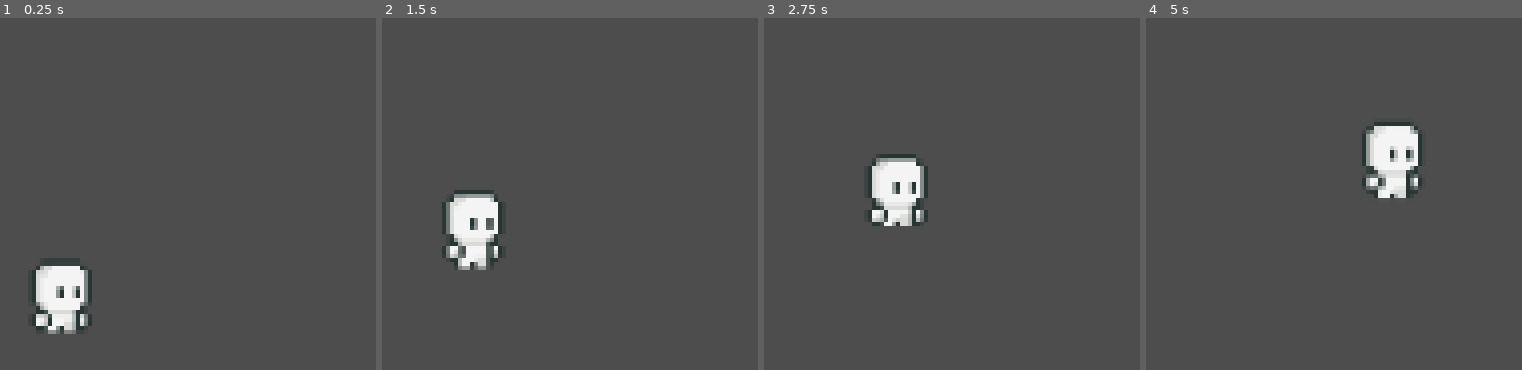
Above: before the commit, frames 1-4 (left to right).
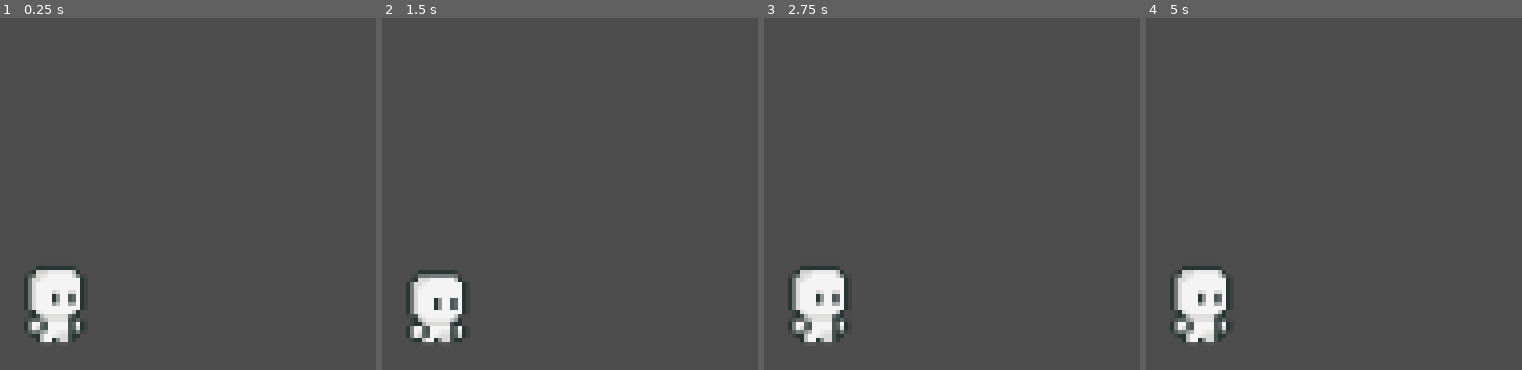
Above: after the commit, the same moments.

Repository: phln1108/survival
Game: Godot game, scene res://scenes/maps/map1/map1.tscn
Two runs of this game, one before a commit and one after it. Both use one fixed random seed, a clock stepped at 60 frames per second and the inputs below. The project has no main scene, so this scene is started directly.
Inputs (mouse positions are in pixels of both pictures, inside the frame that each line leads up to):
- Up to frame 1 (0.25 s): no input
- Up to frame 2 (1.5 s): move the mouse to (outside the picture) at 0.52 s; tap Enter at 1.25 s; move the mouse to (outside the picture) at 1.27 s
- Up to frame 3 (2.75 s): move the mouse to (outside the picture) at 2.02 s
- Up to frame 4 (5 s): move the mouse to (outside the picture) at 2.77 s; tap Space at 3.5 s; move the mouse to (outside the picture) at 3.52 s; tap Enter at 4.25 s; move the mouse to (outside the picture) at 4.27 s

The runs differ from the first frame. In frame 1, 2.2% of the frame differs, in the area x 6-25%, y 70-93%; in frame 2, 5.7%; in frame 3, 5.8%; in frame 4, 5.9%, in the area x 6-74%, y 29-93%.

Commit message:
adding follow mouse state

Diff:
--- a/scenes/Player/Player.gd
+++ b/scenes/Player/Player.gd
@@ -1,7 +1,9 @@
 extends CharacterBody2D
+
+var speed: float
 
 func  _ready():
 	$AnimatedSprite2D.play("idle")
 
-func  _physics_process(delta):
+func  _physics_process(_delta):
 	move_and_slide()
--- a/scenes/Player/Player.tscn
+++ b/scenes/Player/Player.tscn
@@ -6,7 +6,8 @@
 [ext_resource type="Script" path="res://scenes/Components/hitbox/HitboxComponent.gd" id="2_u5ahj"]
 [ext_resource type="PackedScene" uid="uid://dkgqe2gxhghjp" path="res://scenes/Components/health/HealthComponent.tscn" id="3_hnto8"]
 [ext_resource type="Script" path="res://scripts/StateMachine.gd" id="6_41wya"]
-[ext_resource type="Script" path="res://scenes/States/WalkingAround.gd" id="7_2cmsu"]
+[ext_resource type="Script" path="res://scenes/States/FollowMouse.gd" id="7_mv7bv"]
+[ext_resource type="Script" path="res://scenes/States/WalkingAround.gd" id="7_wmkgb"]
 
 [sub_resource type="AtlasTexture" id="AtlasTexture_uv1b0"]
 atlas = ExtResource("2_1hcun")
@@ -41,7 +42,7 @@
 }],
 "loop": true,
 "name": &"idle",
-"speed": 8.0
+"speed": 5.0
 }]
 
 [sub_resource type="RectangleShape2D" id="RectangleShape2D_av6de"]
@@ -53,6 +54,9 @@
 
 [sub_resource type="RectangleShape2D" id="RectangleShape2D_j5qi8"]
 size = Vector2(12, 14)
+
+[sub_resource type="CircleShape2D" id="CircleShape2D_nuf32"]
+radius = 32.0
 
 [node name="Player" type="CharacterBody2D"]
 position = Vector2(0, -1)
@@ -86,10 +90,17 @@
 [node name="CollisionShape2D" type="CollisionShape2D" parent="HitboxComponent"]
 shape = SubResource("RectangleShape2D_j5qi8")
 
+[node name="PerceptionArea" type="Area2D" parent="."]
+
+[node name="CollisionShape2D" type="CollisionShape2D" parent="PerceptionArea"]
+shape = SubResource("CircleShape2D_nuf32")
+
 [node name="StateMachine" type="Node" parent="." node_paths=PackedStringArray("initialState")]
 script = ExtResource("6_41wya")
 initialState = NodePath("idle")
 
-[node name="idle" type="Node" parent="StateMachine" node_paths=PackedStringArray("character")]
-script = ExtResource("7_2cmsu")
-character = NodePath("../..")
+[node name="idle" type="Node" parent="StateMachine"]
+script = ExtResource("7_wmkgb")
+
+[node name="moving" type="Node" parent="StateMachine"]
+script = ExtResource("7_mv7bv")
--- /dev/null
+++ b/scenes/States/FollowMouse.gd
@@ -0,0 +1,17 @@
+extends State
+class_name FollowMouse
+
+@export var character: CharacterBody2D
+@export var moveSpeed := 40
+
+func enter() -> void:
+	character.velocity = Vector2.ZERO
+
+func physics_update(delta: float) -> void:
+	var direction := character.get_global_mouse_position() - character.global_position
+	#print(direction.length())
+
+	if direction.length() > 25:
+		character.velocity = direction.normalized() * moveSpeed
+	else:
+		character.velocity = Vector2.ZERO
--- a/scripts/StateMachine.gd
+++ b/scripts/StateMachine.gd
@@ -41,3 +41,22 @@
 	newState.enter()
 
 	currentState = newState
+
+func force_change_state(newStateName: String) -> void:
+	var newState: State = states.get(newStateName.to_lower())
+
+	if !newState:
+		printerr(newStateName + "not found!")
+		return
+
+	if currentState == newState:
+		printerr("State is the same, operation canceled!")
+		return
+
+	if currentState:
+		var exit_callable = Callable(currentState, "exit")
+		exit_callable.call_deferred()
+
+	newState.enter()
+
+	currentState = newState
Not shown: 1 places in scenes/Player/Player.tscn that only renumber resources
